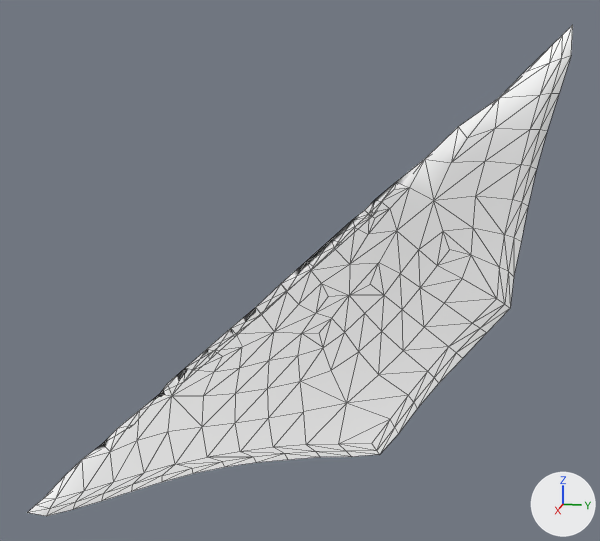
A saved change to the glTF model client/public/models/Man/Pants/Pants_Decor_Pocket_Right_V1.glb.
Both versions are drawn from a 50 mm lens placed at (0.5017, 0.0577, 1.487), pointed at (0.3577, 0.0289, 1.451). Arrows for +X, +Y and +Z are at lower right; the lights stay in place. Mesh edges are drawn as thin lines. Where no turn or scale is listed for an object, it has been applied to the vertices.

The older version as bpy lines, for what is in view:
```python
me_pants_decor_pocket_right = bpy.data.meshes.new('Pants_Decor_Pocket_Right')
me_pants_decor_pocket_right.from_pydata(...)  # 193 vertices, 335 faces; spans x 0.3542..0.3658, y -0.0332..0.0671, z -1.9542..-1.8593
me_pants_decor_pocket_right.materials.append(mat_pants_decor_pocket_right)
ob_pants_decor_pocket_right_001 = bpy.data.objects.new('Pants_Decor_Pocket_Right.001', me_pants_decor_pocket_right)
ob_pants_decor_pocket_right_001.location = (0.0, 0.0065, 3.3529)
```
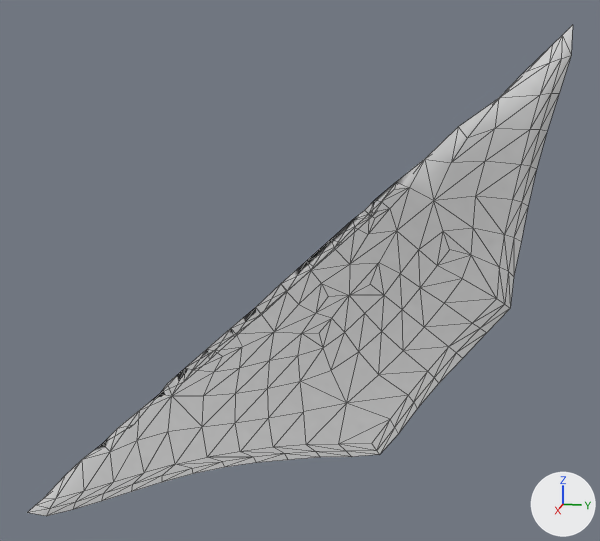
The newer file is also turned or shifted as a whole; pictures and numbers use the older file's frame.

Where the change shows, as pixel boxes [x1, y1, x2, y2] in the pictures (600 x 541 px; the box of a moved part takes in the faces that stretch with it):
part 1 of me_pants_decor_pocket_right, moved or reshaped
    both: [540, 25, 573, 95]
part 2 of me_pants_decor_pocket_right, recoloured (white to grey)
    both: [28, 46, 559, 516]

The change in detail:
Picture 'Image_149' (img_image_149) is new.
Picture 'Image_147' (img_image_147) is new.
Picture 'Image_148' (img_image_148) is new.
Material 'Pants_Decor_Pocket_Right_V1' (mat_pants_decor_pocket_right_v1) is new.
Uses the picture img_image_147.
Uses the picture img_image_148.
Uses the picture img_image_149.
me_pants_decor_pocket_right has 193 vertices, 335 faces and spans x 0.3542..0.3658, y -0.0332..0.0671, z -1.9542..-1.8593.
me_pants_decor_pocket_right is used by ob_pants_decor_pocket_right_001; location (0.0, 0.0065, 3.3529).
Part 1, on me_pants_decor_pocket_right:
Vertex 3 of me_pants_decor_pocket_right moves from (0.355, 0.0655, -1.861) at pixel (562, 35) to (0.3542, 0.0671, -1.8593) at pixel (572, 24).
Vertex 4 of me_pants_decor_pocket_right moves from (0.3595, 0.0652, -1.8648) at pixel (561, 58) to (0.355, 0.0655, -1.861) at pixel (562, 35).
Vertex 5 of me_pants_decor_pocket_right moves from (0.3579, 0.0669, -1.8642) at pixel (571, 55) to (0.3595, 0.0652, -1.8648) at pixel (561, 58).
Vertex 6 of me_pants_decor_pocket_right moves from (0.3542, 0.0671, -1.8593) at pixel (572, 24) to (0.3579, 0.0669, -1.8642) at pixel (571, 55).
me_pants_decor_pocket_right part 2: 329 faces spanning x 0.3542..0.3658, y -0.0332..0.0671, z -1.9542..-1.8593 switch from mat_pants_decor_pocket_right to mat_pants_decor_pocket_right_v1.
